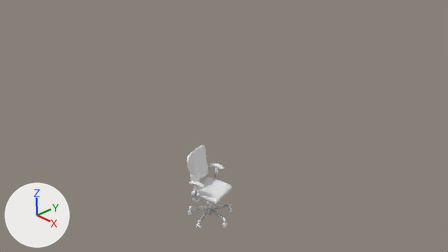
An edit to the Blender file Models/office_chair/chair.blend, drawn before and after from the same camera.
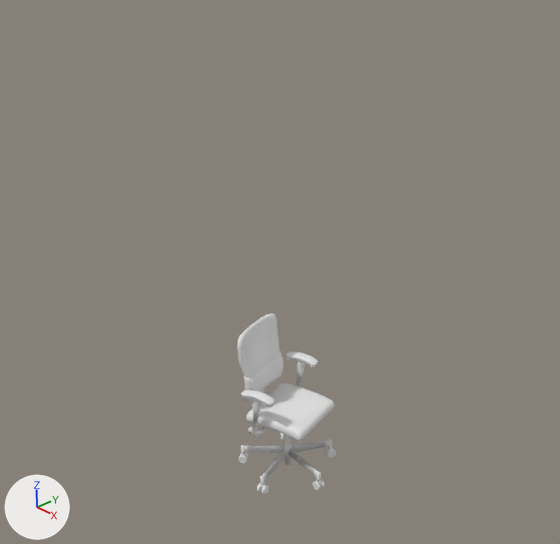
There are two pictures of each version: one from the file's camera 'Camera', one close up on the part from 17% to 75% of the width and 0% to 100% of the height. The axes (+X, +Y, +Z) are drawn at lower left. The lights are the same throughout. Materials are left out; every surface is plain grey.

Script lines for the objects in view, before the commit:
```python
ob_sillaofi_respaldo_cube_008 = bpy.data.objects.new('sillaOfi_respaldo_Cube.008', me_sillaofi_respaldo_cube_008)
ob_sillaofi_respaldo_cube_008.location = (-1.74, 0.27, -2.09)
ob_sillaofi_respaldo_cube_008.rotation_euler = (1.571, 0.0, 0.0)  # degrees (90, 0, 0)
ob_sillaofi_respaldo_cube_008.scale = (1.5, 1.5, 1.5)
ob_sillaofi_ruedas_cube_009 = bpy.data.objects.new('sillaOfi_ruedas_Cube.009', me_sillaofi_ruedas_cube_009)
ob_sillaofi_ruedas_cube_009.location = (-1.74, 0.27, -2.09)
ob_sillaofi_ruedas_cube_009.rotation_euler = (1.571, 0.0, 0.0)  # degrees (90, 0, 0)
ob_sillaofi_ruedas_cube_009.scale = (1.5, 1.5, 1.5)
ob_sillaofi_soporte_cube_005 = bpy.data.objects.new('sillaOfi_soporte_Cube.005', me_sillaofi_soporte_cube_005)
ob_sillaofi_soporte_cube_005.location = (-1.74, 0.27, -2.09)
ob_sillaofi_soporte_cube_005.rotation_euler = (1.571, 0.0, 0.0)  # degrees (90, 0, 0)
ob_sillaofi_soporte_cube_005.scale = (1.5, 1.5, 1.5)
```
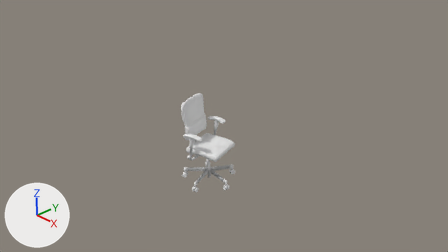
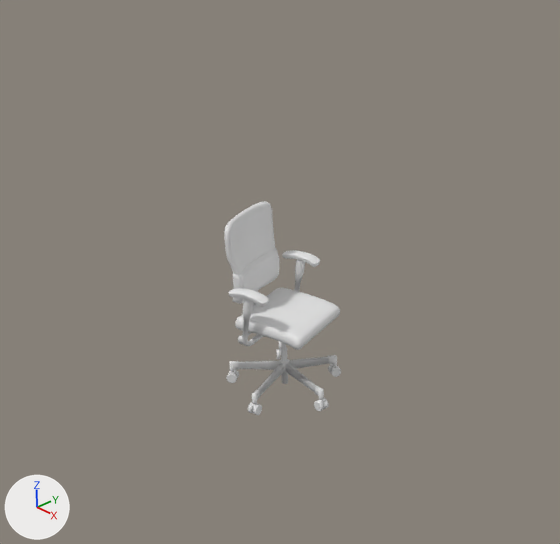
Where the change shows, as pixel boxes [x1, y1, x2, y2] in the close-ups (560 x 544 px; the box of a moved part takes in the faces that stretch with it):
'sillaOfi_ruedas_Cube.009', reshaped, moved, rescaled: before [238, 433, 336, 494]; after [224, 201, 341, 415]
'sillaOfi_respaldo_Cube.008', deleted: before [237, 313, 335, 442]
'sillaOfi_soporte_Cube.005', deleted: before [248, 361, 305, 465]
part 1 of me_sillaofi_ruedas_cube_009, moved or reshaped (not visible before): after [314, 400, 324, 411]
part 2 of me_sillaofi_ruedas_cube_009, moved or reshaped: before [321, 479, 325, 488]; after [324, 398, 329, 409]
part 3 of me_sillaofi_ruedas_cube_009, moved or reshaped: before [327, 449, 336, 458]; after [331, 366, 341, 377]
part 4 of me_sillaofi_ruedas_cube_009, moved or reshaped: before [325, 447, 333, 454]; after [328, 364, 332, 373]
part 5 of me_sillaofi_ruedas_cube_009, moved or reshaped: before [280, 433, 284, 441]; after [276, 349, 280, 359]
part 6 of me_sillaofi_ruedas_cube_009, moved or reshaped: before [312, 481, 321, 491]; after [228, 370, 239, 378]
part 7 of me_sillaofi_ruedas_cube_009, moved or reshaped: before [238, 455, 247, 464]; after [226, 373, 237, 383]
part 8 of me_sillaofi_ruedas_cube_009, moved or reshaped: before [257, 483, 261, 493]; after [248, 402, 253, 413]
part 9 of me_sillaofi_ruedas_cube_009, moved or reshaped: before [261, 485, 269, 494]; after [253, 404, 262, 415]
part 10 of me_sillaofi_ruedas_cube_009, moved or reshaped: before [288, 448, 321, 485]; after [285, 363, 324, 405]
part 11 of me_sillaofi_ruedas_cube_009, moved or reshaped: before [291, 439, 332, 452]; after [289, 355, 337, 369]
part 12 of me_sillaofi_ruedas_cube_009, moved or reshaped: before [241, 445, 284, 455]; after [230, 360, 280, 373]
part 13 of me_sillaofi_ruedas_cube_009, moved or reshaped: before [260, 448, 287, 489]; after [252, 363, 284, 409]
part 14 of me_sillaofi_ruedas_cube_009, added: after [224, 201, 340, 384]

The change, as a diff of the scene's bpy script:
```diff
--- a/Models/office_chair/chair.blend.py
+++ b/Models/office_chair/chair.blend.py
@@ me_sillaofi_ruedas_cube_009 @@
 # used by ob_sillaofi_ruedas_cube_009; location = (-1.74, 0.27, -2.09); rotation_euler = (1.571, 0.0, 0.0), in degrees (90, 0, 0); scale = (1.5, 1.5, 1.5)
-me_sillaofi_ruedas_cube_009.from_pydata(...)  # 1280 vertices, 1410 faces; spans x 0.811..1.54, y 0.0..0.188, z -0.191..0.568
+me_sillaofi_ruedas_cube_009.from_pydata(...)  # 4800 vertices, 4829 faces; spans x -0.364..0.364, y -0.597..0.597, z -0.379..0.379
+# me_sillaofi_ruedas_cube_009 part 1: the loose piece of 50 vertices spanning x 0.849..0.917, y 0.0..0.069, z -0.078..-0.018 is turned -144 degrees about the y axis through its middle, then moved by (-0.554, -0.597, 0.076)
+# me_sillaofi_ruedas_cube_009 part 2: the loose piece of 50 vertices spanning x 1.471..1.54, y 0.0..0.069, z 0.163..0.188 is moved by (-1.176, -0.597, -0.188)
+# me_sillaofi_ruedas_cube_009 part 3: the loose piece of 50 vertices spanning x 1.268..1.312, y 0.0..0.069, z -0.177..-0.105 is moved by (-1.176, -0.597, -0.188)
+# me_sillaofi_ruedas_cube_009 part 4: the loose piece of 50 vertices spanning x 1.229..1.273, y 0.0..0.069, z -0.191..-0.119 is moved by (-1.176, -0.597, -0.188)
+# me_sillaofi_ruedas_cube_009 part 5: the loose piece of 50 vertices spanning x 0.824..0.892, y 0.0..0.069, z -0.045..0.015 is moved by (-1.176, -0.597, -0.188)
+# me_sillaofi_ruedas_cube_009 part 6: the loose piece of 50 vertices spanning x 1.47..1.539, y 0.0..0.069, z 0.204..0.229 is turned -144 degrees about the y axis through its middle, then moved by (-1.834, -0.597, -0.037)
+# me_sillaofi_ruedas_cube_009 part 7: the loose piece of 50 vertices spanning x 0.835..0.904, y 0.0..0.069, z 0.373..0.431 is moved by (-1.176, -0.597, -0.188)
+# me_sillaofi_ruedas_cube_009 part 8: the loose piece of 50 vertices spanning x 1.21..1.251, y 0.0..0.069, z 0.495..0.568 is moved by (-1.176, -0.597, -0.188)
+# me_sillaofi_ruedas_cube_009 part 9: the loose piece of 50 vertices spanning x 1.249..1.29, y 0.0..0.069, z 0.484..0.556 is moved by (-1.176, -0.597, -0.188)
+# me_sillaofi_ruedas_cube_009 part 10: the loose piece of 156 vertices spanning x 1.172..1.52, y 0.034..0.188, z 0.177..0.212 is moved by (-1.176, -0.597, -0.188)
+# me_sillaofi_ruedas_cube_009 part 11: the loose piece of 156 vertices spanning x 1.149..1.287, y 0.034..0.188, z -0.164..0.169 is moved by (-1.176, -0.597, -0.188)
+# me_sillaofi_ruedas_cube_009 part 12: the loose piece of 156 vertices spanning x 0.842..1.138, y 0.034..0.188, z 0.187..0.401 is moved by (-1.176, -0.597, -0.188)
+# me_sillaofi_ruedas_cube_009 part 13: the loose piece of 156 vertices spanning x 1.145..1.266, y 0.034..0.188, z 0.204..0.541 is moved by (-1.176, -0.597, -0.188)
+# me_sillaofi_ruedas_cube_009 part 14: 3520 vertices added at x -0.339..0.307, y -0.563..0.597, z -0.354..0.372
@@ ob_sillaofi_ruedas_cube_009 @@
 ob_sillaofi_ruedas_cube_009 = bpy.data.objects.new('sillaOfi_ruedas_Cube.009', me_sillaofi_ruedas_cube_009)
-ob_sillaofi_ruedas_cube_009.location = (-1.74, 0.27, -2.09)
+ob_sillaofi_ruedas_cube_009.location = (0.0, 0.0, 0.0)
 ob_sillaofi_ruedas_cube_009.rotation_euler = (1.571, 0.0, 0.0)  # degrees (90, 0, 0)
-ob_sillaofi_ruedas_cube_009.scale = (1.5, 1.5, 1.5)
+ob_sillaofi_ruedas_cube_009.scale = (1.7, 1.7, 1.7)
@@ ob_sillaofi_soporte_cube_005 @@
-ob_sillaofi_soporte_cube_005 = bpy.data.objects.new('sillaOfi_soporte_Cube.005', me_sillaofi_soporte_cube_005)
@@ ob_sillaofi_respaldo_cube_008 @@
-ob_sillaofi_respaldo_cube_008 = bpy.data.objects.new('sillaOfi_respaldo_Cube.008', me_sillaofi_respaldo_cube_008)
```
